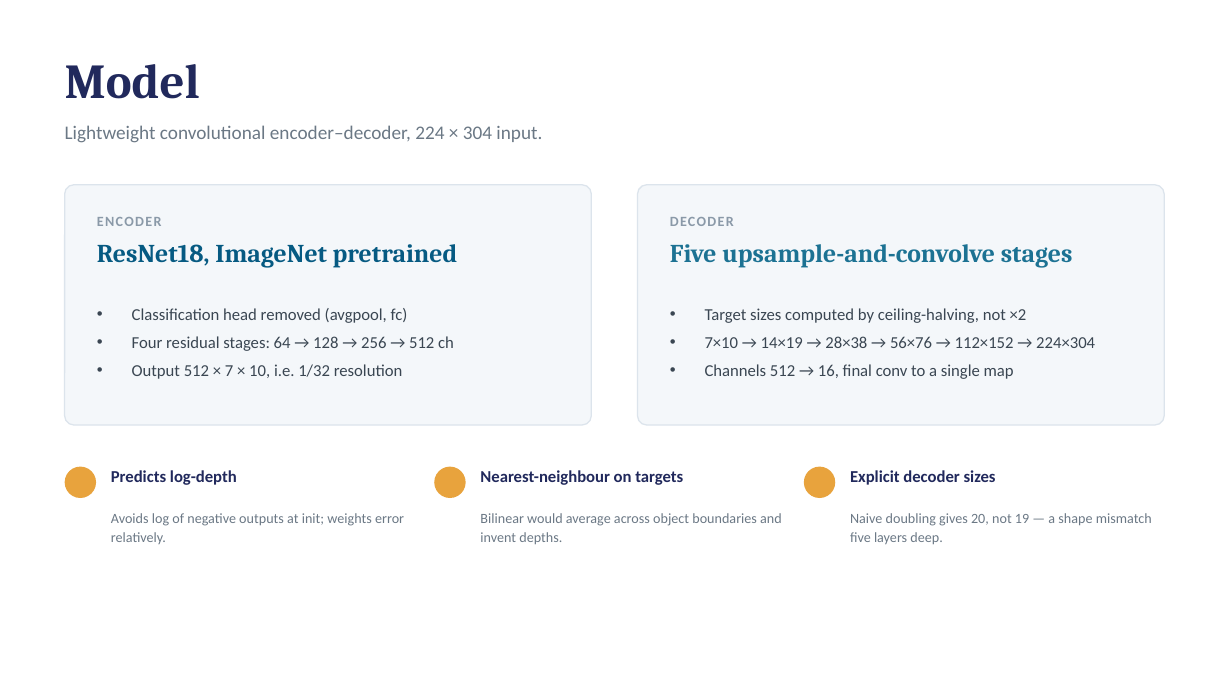
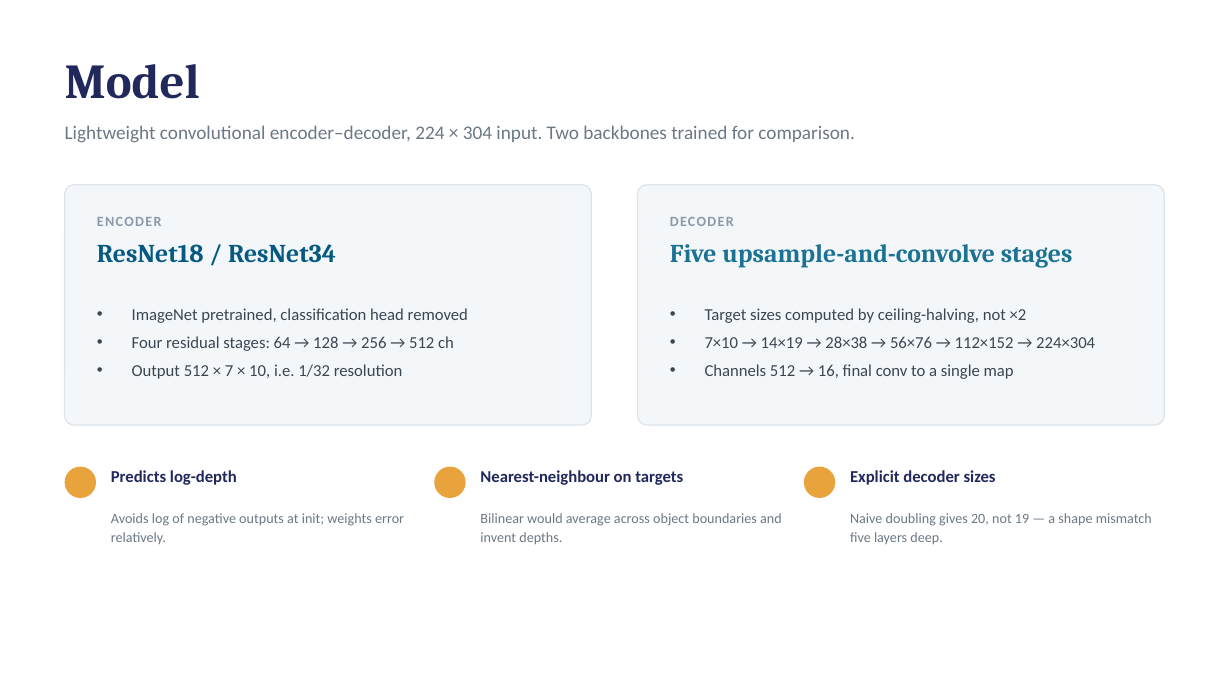
Before and after one commit to RMezini23/CVOODConvResponseforMDE, a slide deck: slide 4 of presentation/ood_cores_mde_presentation.pptx. Drawn at 1232x693 pixels with LibreOffice and Linux fonts; fonts in the diff are those of the drawing. Boxes give left, top, right and bottom in pixels: in the first picture for what was removed or moved away, otherwise in the second. Text is boxed around its words. In the diff, an @@ line names an element or a change of style, - is before the commit and + after.

```diff
--- a/presentation/ood_cores_mde_presentation.pptx
+++ b/presentation/ood_cores_mde_presentation.pptx
@@ text at box(65, 125, 855, 143): text changed @@
-Lightweight convolutional encoder–decoder, 224 × 304 input.
+Lightweight convolutional encoder–decoder, 224 × 304 input. Two backbones trained for comparison.
@@ text at box(97, 244, 336, 263): text changed @@
-ResNet18, ImageNet pretrained
+ResNet18 / ResNet34
@@ text at box(132, 308, 468, 323): text changed @@
-• Classification head removed (avgpool, fc)
+• ImageNet pretrained, classification head removed
```
Also in this commit, not shown: 6 other slides changed, 1 slide added, 2 other files.
